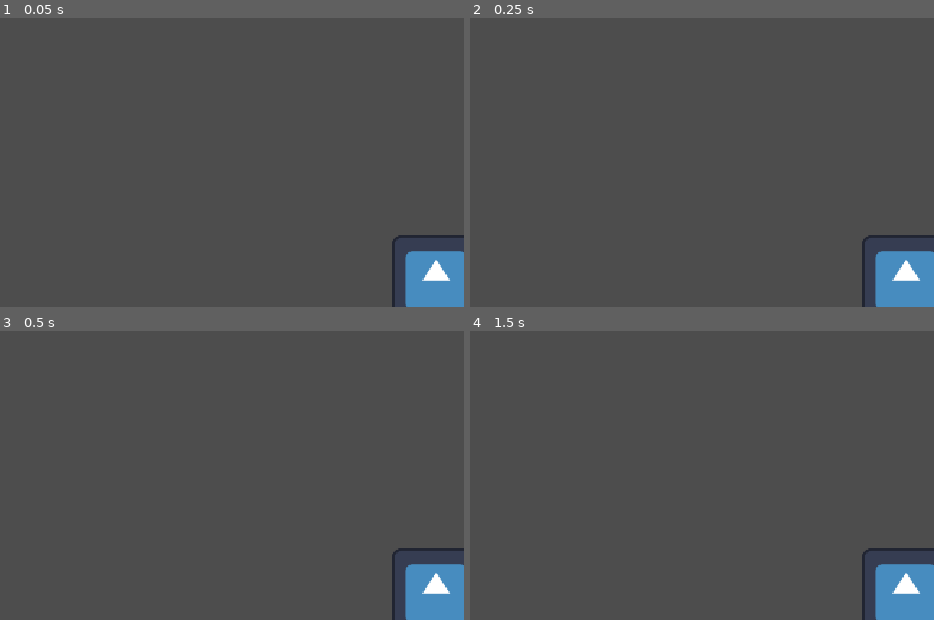
Above: before the commit, frames 1-4 (two rows, left to right).
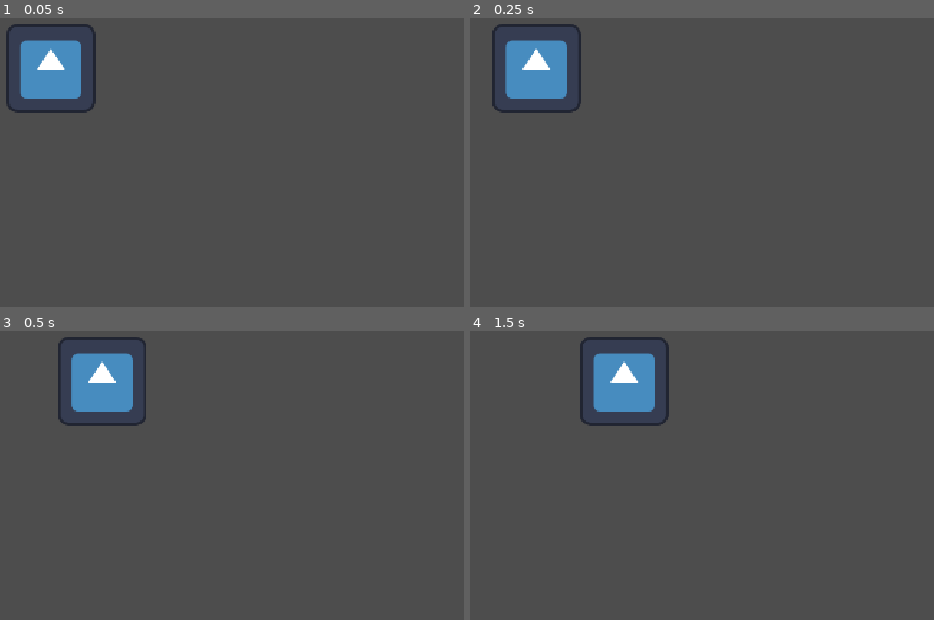
Above: after the commit, the same moments.

Repository: BirdOfAsh/SystemPrototyping
Game: Godot game, scene res://Tween Components/Scenes/effect_test_scene.tscn
Two runs of this game, one before a commit and one after it. Both use one fixed random seed, a clock stepped at 60 frames per second and the inputs below. The project has no main scene, so this scene is started directly. The engine's default icon, where the game draws it, is replaced by a stand-in: a white triangle on a blue panel in a dark square.
Inputs (mouse positions are in pixels of both pictures, inside the frame that each line leads up to):
- Up to frame 1 (0.05 s): no input
- Up to frame 2 (0.25 s): no input
- Up to frame 3 (0.5 s): no input
- Up to frame 4 (1.5 s): move the mouse to (711, 371) at 0.52 s; tap Enter at 1.25 s; move the mouse to (outside the picture) at 1.27 s

The runs differ from the first frame. In frame 1, 6.2% of the frame differs, in the area x 1-100%, y 2-100%; in frame 2, 6.2%; in frame 3, 6.2%; in frame 4, 6.3%, in the area x 23-100%, y 2-100%.
Error before the commit: Cannot call method 'get_point_position' on a null value. (res://Tween)

Commit message:
fixed fuck ass typo

Diff:
--- a/Tween Components/Scenes/effect_test_scene.tscn
+++ b/Tween Components/Scenes/effect_test_scene.tscn
@@ -3,16 +3,25 @@
 [ext_resource type="Script" uid="uid://c0eq70gyg7rhf" path="res://Tween Components/Scripts/Components/control_tween.gd" id="1_m4g0h"]
 [ext_resource type="Script" uid="uid://cct0slx0ktj60" path="res://Tween Components/Scripts/TweenResources/transform_tween.gd" id="2_84d66"]
 [ext_resource type="Texture2D" uid="uid://dmq8bdbng4qog" path="res://icon.svg" id="3_2d5xy"]
+[ext_resource type="Script" uid="uid://dby7depabb4fv" path="res://Tween Components/Scripts/TweenResources/canvas_item_tween.gd" id="3_5uyih"]
 [ext_resource type="Script" uid="uid://cdere083tmmuo" path="res://Tween Components/Scripts/TweenResources/offset_transform_tween.gd" id="3_8c1su"]
 
 [sub_resource type="Resource" id="Resource_5h6k7"]
 script = ExtResource("2_84d66")
 metadata/_custom_type_script = "uid://cct0slx0ktj60"
 
+[sub_resource type="Resource" id="Resource_84d66"]
+script = ExtResource("3_5uyih")
+metadata/_custom_type_script = "uid://dby7depabb4fv"
+
 [sub_resource type="Resource" id="Resource_m4g0h"]
 script = ExtResource("3_8c1su")
 end_offset_position = Vector2(150, inf)
 metadata/_custom_type_script = "uid://cdere083tmmuo"
+
+[sub_resource type="Curve" id="Curve_5uyih"]
+_data = [Vector2(0, 0), 0.0, 0.0, 0, 0, Vector2(1, 1), 0.0, 0.0, 0, 0]
+point_count = 2
 
 [node name="EffectTestScene" type="Node" unique_id=1437132771]
 
@@ -34,9 +43,11 @@
 script = ExtResource("1_m4g0h")
 affected_node = NodePath("..")
 transform_tween = SubResource("Resource_5h6k7")
+canvas_item_tween = SubResource("Resource_84d66")
 offset_transform_tween = SubResource("Resource_m4g0h")
 autostart = true
 use_custom_curve = true
+transition_curve = SubResource("Curve_5uyih")
 metadata/_custom_type_script = "uid://c0eq70gyg7rhf"
 
 [node name="Sprite2D" type="Sprite2D" parent="Control" unique_id=1332281534]
--- a/Tween Components/Scripts/Components/control_tween.gd
+++ b/Tween Components/Scripts/Components/control_tween.gd
@@ -74,4 +74,7 @@
 		printerr("%s: No node assigned to %s, and attempted to run." % [self, self.name])
 		return true
 
+	if use_custom_curve and !curve_is_valid():
+		return true
+
 	return false
--- a/Tween Components/Scripts/Components/tween_component.gd
+++ b/Tween Components/Scripts/Components/tween_component.gd
@@ -60,10 +60,18 @@
 ## Returns if a curve is valid. [br]
 ## A curve is valid of it has points at the min and max of the curve, so the whole curve can be traversed.
 func curve_is_valid() -> bool:
+	# Is there ever a damn curve
+	if !transition_curve:
+		printerr("%s: No curve assigned to %s, and attempted to run." % [self, self.name])
+		return false
 	# Check if the first point is at the min of the curve
-	if transition_curve.get_point_position(0) != Vector2(0.0, 0.0): return false
+	if transition_curve.get_point_position(0) != Vector2(0.0, 0.0):
+		printerr("%s: Tween Curve first point is not (0.0, 0.0) %s" % [self, self.name])
+		return false
 	# Check if the last point is at the max of the curve
-	if transition_curve.get_point_position(transition_curve.point_count - 1) != Vector2(1.0, 1.0): return false
+	if transition_curve.get_point_position(transition_curve.point_count - 1) != Vector2(1.0, 1.0):
+		printerr("%s: Tween Curve last point is not (1.0, 1.0) %s" % [self, self.name])
+		return false
 
 	return true
 
--- a/Tween Components/Scripts/TweenResources/offset_transform_tween.gd
+++ b/Tween Components/Scripts/TweenResources/offset_transform_tween.gd
@@ -168,7 +168,7 @@
 			var curve_progress : float = curve.sample_baked(progress)
 			var target_scale_x : float = (end_offset_scale.x if end_offset_scale.x != INF else current_offset_scale.x) if forward else (start_offset_scale.x if start_offset_scale.x != INF else current_offset_scale.x)
 			var target_scale_y : float = (end_offset_scale.y if end_offset_scale.y != INF else current_offset_scale.y) if forward else (start_offset_scale.y if start_offset_scale.y != INF else current_offset_scale.y)
-			(_affected_node as Control).offset_transform_position = (Vector2(starting_scale_x, starting_scale_y)).lerp(Vector2(target_scale_x, target_scale_y), curve_progress)
+			(_affected_node as Control).offset_transform_scale = (Vector2(starting_scale_x, starting_scale_y)).lerp(Vector2(target_scale_x, target_scale_y), curve_progress)
 			,
 		curve.min_domain,
 		curve.max_domain,
